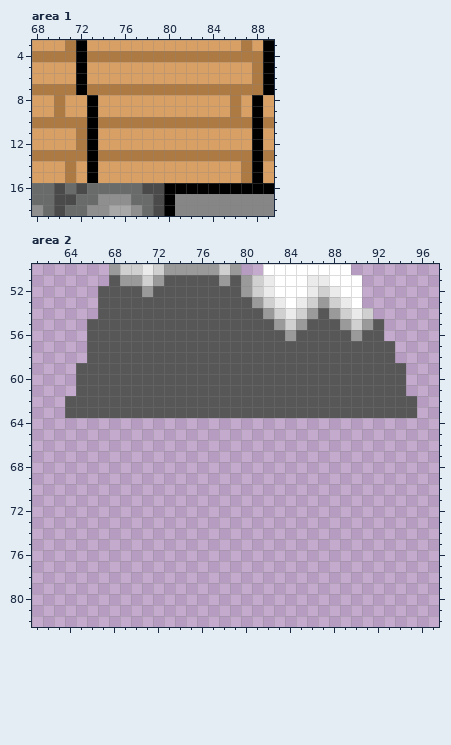
File history of a pixel-art file, Assets/World/Tiles.aseprite. Above, as it was before the edit.
128x128 pixels, 1 frame. Colours within 5 levels of each other are drawn and written as one. Shown: area 1: x 68..89, y 3..18; area 2: x 61..97, y 50..82. The commit also changed other parts of the picture, which this record leaves out.
The result:
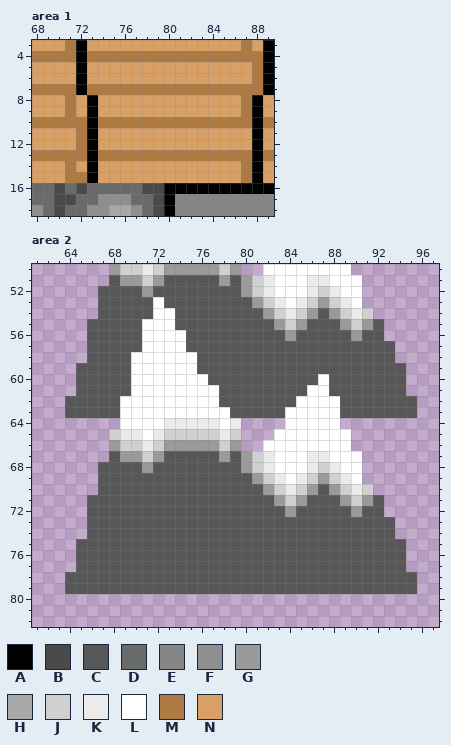
Palette (. is transparent): A #000000  B #4a4a4a  C #575757  D #696a6a  E #868686  F #8f8f8f  G #9a9a9a  H #a8a8a8  J #d0d0d0  K #ebebeb  L #ffffff  M #ae7a44  N #d9a066
Edits made:
Area 1, layer "Tiles":
Colour N becomes colour M in rows 8 to 9 at x 71 and 87; in row 15 at x 72.
Colour M becomes colour N in rows 8 to 9 at x 70 and 86.
Area 2, layer "Tiles":
The author put colour C in row 67 at x 68, 73 to 77 and 79; in row 68 at x 67 to 70 and 72 to 79; in row 69 at x 67 to 80; in row 70 at x 67 to 81 and 87; in row 71 at x 66 to 82, 86 to 88 and 92; in row 72 at x 66 to 83, 85 to 89 and 91 to 92.
The author put colour C in rows 73 to 74 at x 66 to 93; in rows 75 to 77 at x 65 to 94; in rows 78 to 79 at x 64 to 95.
The author put colour G in row 66 at x 68, 73 to 77 and 79; in row 67 at x 69 to 70, 72, 78 and 80; in row 68 at x 71 and 80; in row 69 at x 81 and 87; in row 70 at x 82, 86 and 88; in row 71 at x 83, 85, 89 and 91.
The author put colour G in row 72 at x 84 and 90.
The author put colour J in row 65 at x 68, 73 to 77 and 79; in row 66 at x 69 to 70, 72 and 78; in row 67 at x 71 and 81; in row 68 at x 81 and 87; in row 69 at x 82, 86 and 88; in row 70 at x 83, 85, 89 and 91.
The author put colour J in row 71 at x 84 and 90.
The author put colour K in row 64 at x 73 to 77 and 79; in row 65 at x 69 to 70, 72 and 78; in row 66 at x 71; in row 67 at x 82 and 86 to 87; in row 68 at x 82, 86 and 88; in row 69 at x 83, 85 and 89.
The author put colour K in row 70 at x 84 and 90.
The author put colour L in row 64 at x 69 to 72, 78 and 84 to 88; in row 65 at x 71 and 83 to 89; in row 66 at x 82 to 89; in row 67 at x 83 to 85 and 88 to 90; in row 68 at x 83 to 85 and 89 to 90; in row 69 at x 84 and 90.
Colour C becomes colour L in row 53 at x 72; in row 54 at x 72 to 73; in row 55 at x 71 to 73; in rows 56 to 57 at x 71 to 74; in rows 58 to 59 at x 70 to 75; in row 60 at x 70 to 76 and 87.
Colour C becomes colour L in row 61 at x 70 to 77 and 86 to 87; in row 62 at x 69 to 77 and 85 to 88; in row 63 at x 69 to 78 and 84 to 88.
Where, in picture pixels (left, top, right, bottom), the same in both pictures:
changed: (54, 95, 76, 117)
changed: (230, 95, 252, 117)
changed: (76, 172, 87, 183)
changed: (65, 297, 417, 594)
